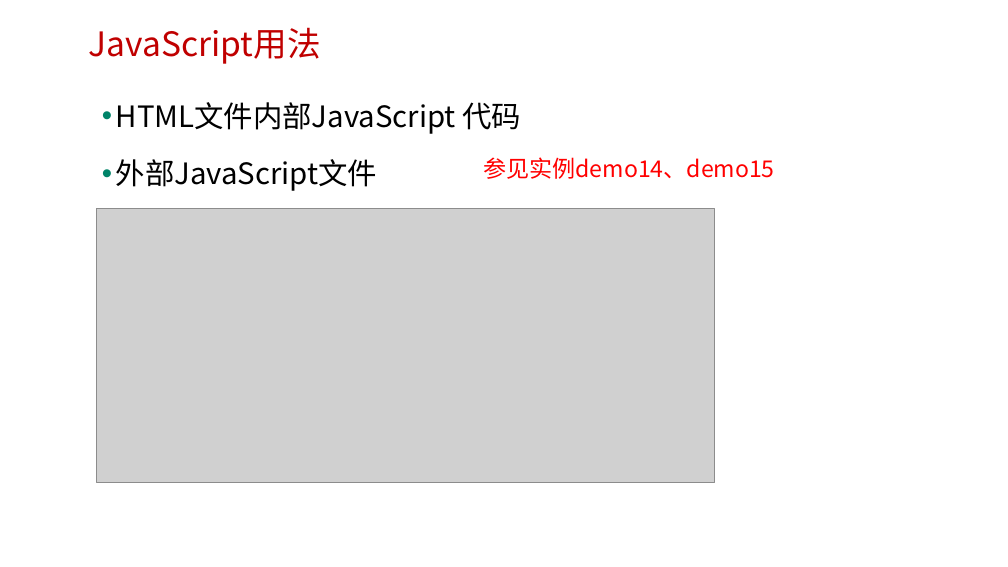
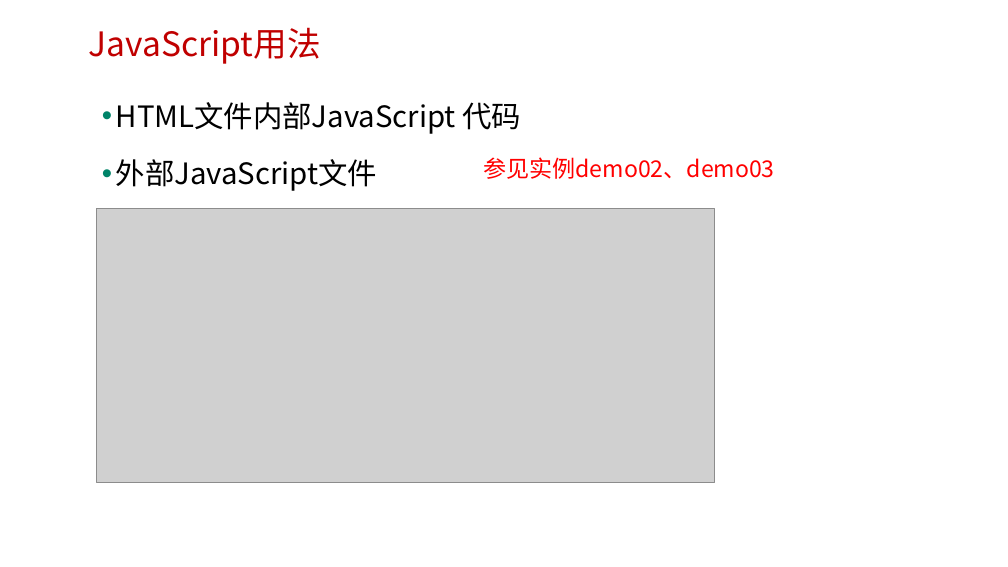
Before and after one commit to edu2act/course-javascript-advanced, a slide deck: slide 18 of 课程PPT/01.JavaScript发展历程及语言特点.pptx (slide 19 before the commit). Drawn at 1008x567 pixels with LibreOffice and Linux fonts; fonts in the diff are those of the drawing; grey boxes stand for pictures; background and template pictures are left out. Boxes give left, top, right and bottom in pixels: in the first picture for what was removed or moved away, otherwise in the second. Text is boxed around its words. In the diff, an @@ line names an element or a change of style, - is before the commit and + after.

```diff
--- a/课程PPT/01.JavaScript发展历程及语言特点.pptx
+++ b/课程PPT/01.JavaScript发展历程及语言特点.pptx
@@ text at (483, 157, 774, 179): text changed @@
-参见实例demo14、demo15
+参见实例demo02、demo03
```
Also in this commit, not shown: 3 other slides changed, 14 other files.
